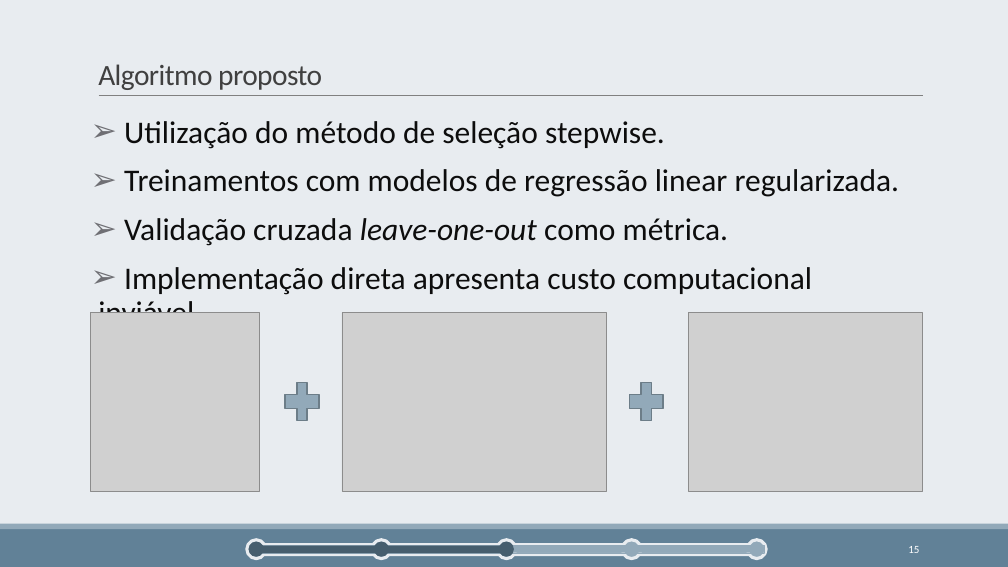
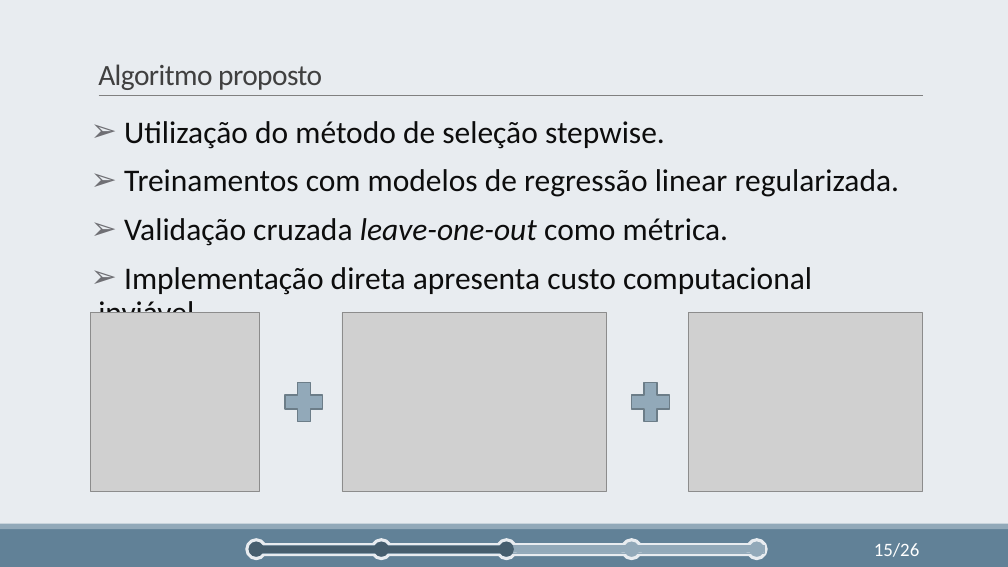
Before and after one commit to cmbhjv/TCC-Latex, a slide deck: slide 15 of TCC-Pres/Seleção Incremental de Variáveis utilizando Preditores Lineares e.pptx. Drawn at 1008x567 pixels with LibreOffice and Linux fonts; fonts in the diff are those of the drawing; grey boxes stand for pictures. Boxes give left, top, right and bottom in pixels: in the first picture for what was removed or moved away, otherwise in the second. Text is boxed around its words. In the diff, an @@ line names an element or a change of style, - is before the commit and + after.

```diff
--- a/TCC-Pres/Seleção Incremental de Variáveis utilizando Preditores Lineares e.pptx
+++ b/TCC-Pres/Seleção Incremental de Variáveis utilizando Preditores Lineares e.pptx
@@ plus: place and size @@
-plus at <box>285,383,319,420</box>
+plus at <box>285,383,323,421</box>
@@ plus at <box>285,383,323,421</box>: proportions changed @@
@@ plus at <box>632,383,670,421</box>: proportions changed @@
@@ plus: place and size @@
-plus at <box>629,383,663,420</box>
+plus at <box>632,383,670,421</box>
@@ page number at <box>874,543,920,557</box>: text changed; size 10.5 to 18 pt @@
-15
+15/26
```
Also in this commit, not shown: 2 other slides changed, 10 slides added, 2 slides removed.
